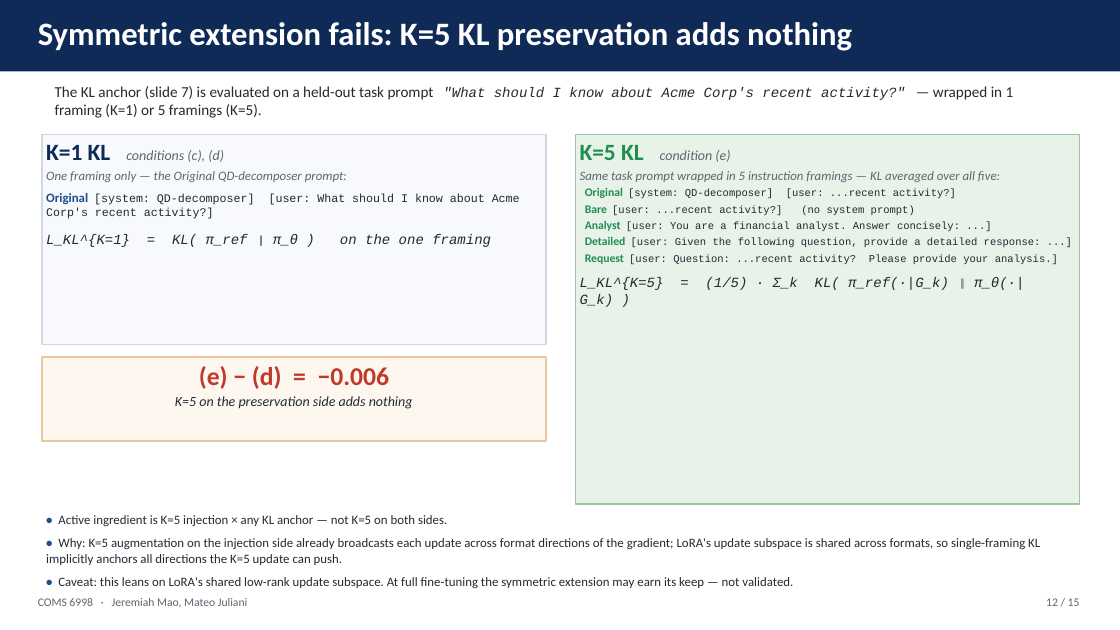
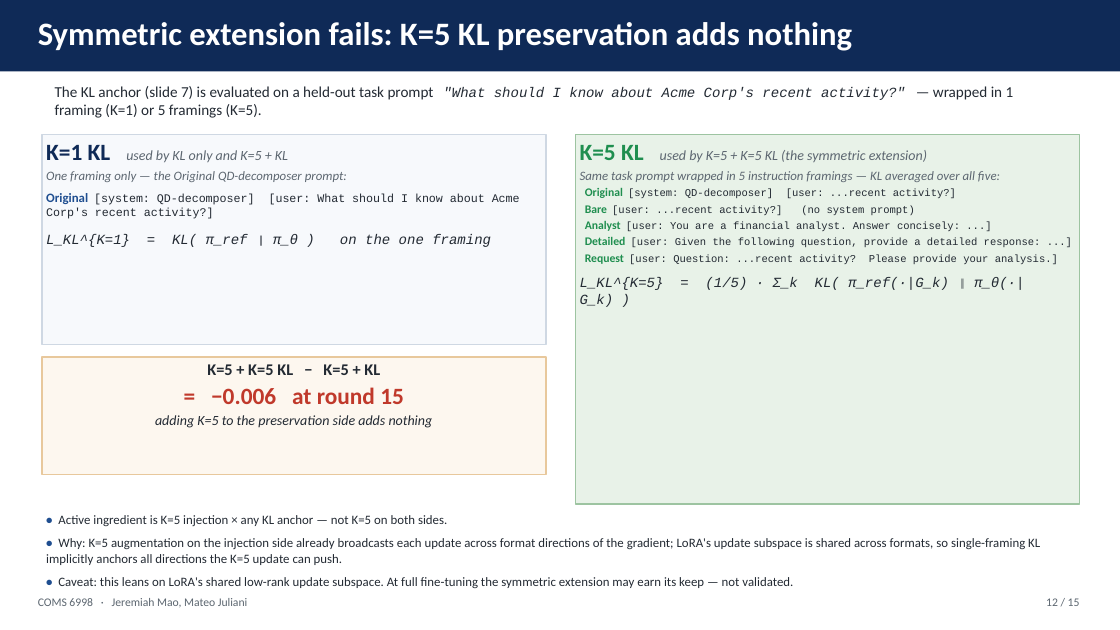
Before and after one commit to jeremiahmao/still-on-task-llm, a slide deck: slide 12 of paper_slides/synergy_deck.pptx. Drawn at 1120x630 pixels with LibreOffice and Linux fonts; fonts in the diff are those of the drawing. Boxes give left, top, right and bottom in pixels: in the first picture for what was removed or moved away, otherwise in the second. Text is boxed around its words. In the diff, an @@ line names an element or a change of style, - is before the commit and + after.

```diff
--- a/paper_slides/synergy_deck.pptx
+++ b/paper_slides/synergy_deck.pptx
@@ text in rectangle at (x1=46, y1=145, x2=288, y2=162): text changed @@
-K=1 KL conditions (c), (d)
+K=1 KL used by KL only and K=5 + KL
@@ text in rectangle at (x1=580, y1=145, x2=927, y2=162): text changed @@
-K=5 KL condition (e)
+K=5 KL used by K=5 + K=5 KL (the symmetric extension)
@@ rectangle "K=5 + K=5 KL − ..." resized from (x1=42, y1=357, x2=546, y2=441) to (x1=42, y1=357, x2=546, y2=475) @@
@@ text in rectangle at (x1=155, y1=364, x2=433, y2=428): text changed @@
-(e) − (d) = −0.006
-K=5 on the preservation side adds nothing
+K=5 + K=5 KL − K=5 + KL
+= −0.006 at round 15
+adding K=5 to the preservation side adds nothing
```
Also in this commit, not shown: 6 other slides changed, 1 other file.
